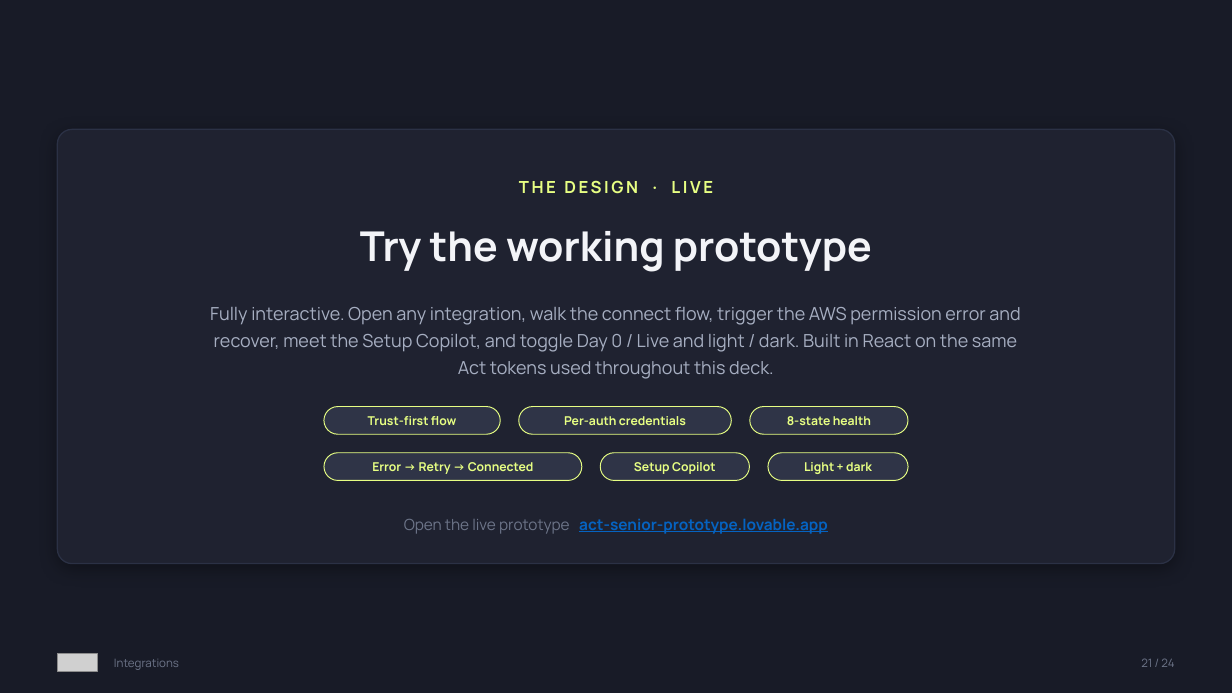
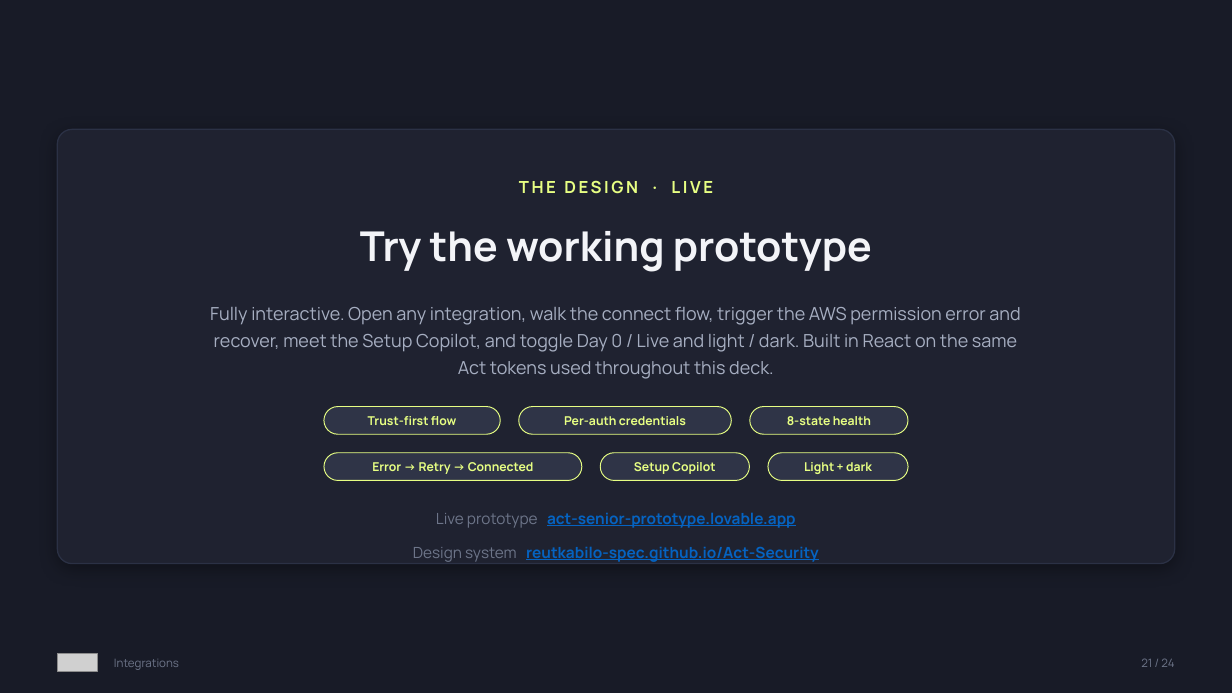
Before and after one commit to reutkabilo-spec/Act-Security, a slide deck: slide 21 of presentation/Act_Security_Integrations.pptx. Drawn at 1232x693 pixels with LibreOffice and Linux fonts; fonts in the diff are those of the drawing; grey boxes stand for pictures. Boxes give left, top, right and bottom in pixels: in the first picture for what was removed or moved away, otherwise in the second. Text is boxed around its words. In the diff, an @@ line names an element or a change of style, - is before the commit and + after.

Commit message:
Update deck: add public Design System (Storybook) link

```diff
--- a/presentation/Act_Security_Integrations.pptx
+++ b/presentation/Act_Security_Integrations.pptx
@@ text at <box>436,512,796,528</box>: text changed @@
-Open the live prototype act-senior-prototype.lovable.app
+Live prototype act-senior-prototype.lovable.app
@@ text added at <box>413,546,819,562</box>, 12 pt, text #0563C1, bold, underline @@
+Design system reutkabilo-spec.github.io/Act-Security
```
Also in this commit, not shown: 1 other slide changed, 1 other file.
